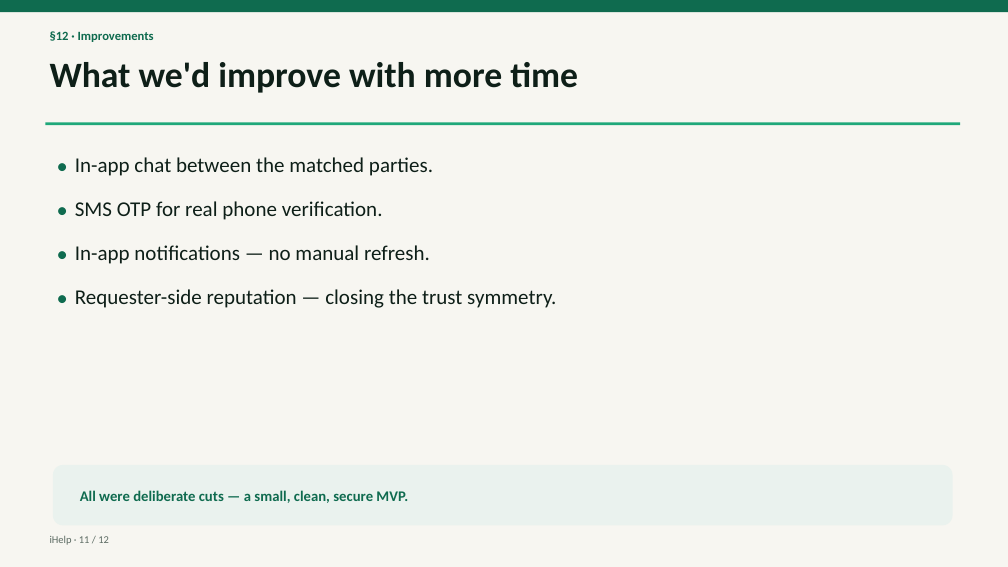
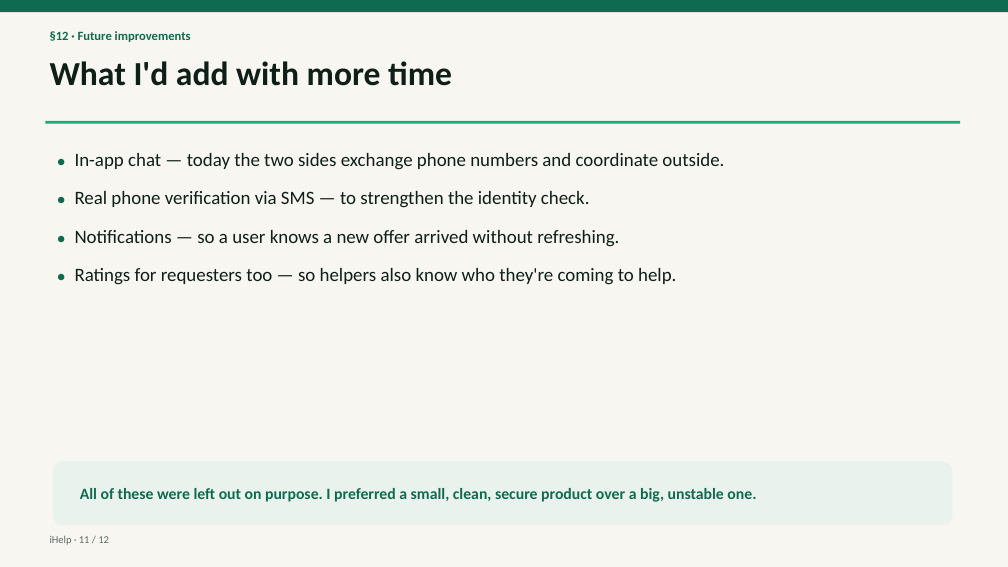
Before and after one commit to YuvGev00/ihelp, a slide deck: slide 11 of submission/en/iHelp-presentation.pptx. Drawn at 1008x567 pixels with LibreOffice and Linux fonts; fonts in the diff are those of the drawing. Boxes give left, top, right and bottom in pixels: in the first picture for what was removed or moved away, otherwise in the second. Text is boxed around its words. In the diff, an @@ line names an element or a change of style, - is before the commit and + after.

```diff
--- a/submission/en/iHelp-presentation.pptx
+++ b/submission/en/iHelp-presentation.pptx
@@ text at bbox=[50, 31, 191, 42]: text changed @@
-§12 · Improvements
+§12 · Future improvements
@@ text at bbox=[50, 61, 452, 86]: text changed; size 34 to 32 pt @@
-What we'd improve with more time
+What I'd add with more time
@@ text at bbox=[75, 153, 724, 285]: text changed; size 20 to 18 pt @@
-● In-app chat between the matched parties.
-● SMS OTP for real phone verification.
-● In-app notifications — no manual refresh.
-● Requester-side reputation — closing the trust symmetry.
+● In-app chat — today the two sides exchange phone numbers and coordinate outside.
+● Real phone verification via SMS — to strengthen the identity check.
+● Notifications — so a user knows a new offer arrived without refreshing.
+● Ratings for requesters too — so helpers also know who they're coming to help.
@@ rounded rectangle: place and size @@
-rounded rectangle at bbox=[53, 465, 953, 526]
+rounded rectangle at bbox=[53, 461, 953, 526]
@@ text at bbox=[80, 488, 756, 502]: text changed; size 14 to 15 pt @@
-All were deliberate cuts — a small, clean, secure MVP.
+All of these were left out on purpose. I preferred a small, clean, secure product over a big, unstable one.
```
Also in this commit, not shown: 10 other slides changed, 1 slide added, 1 slide removed, 1 other file.
